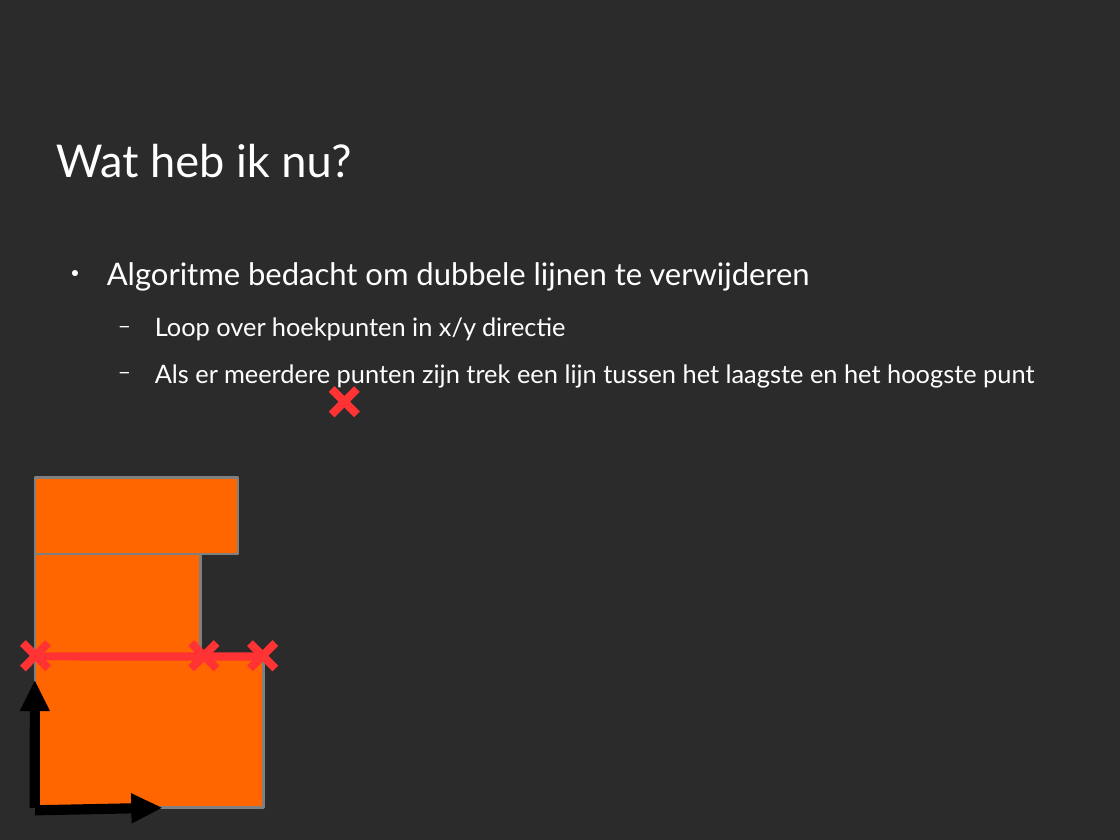
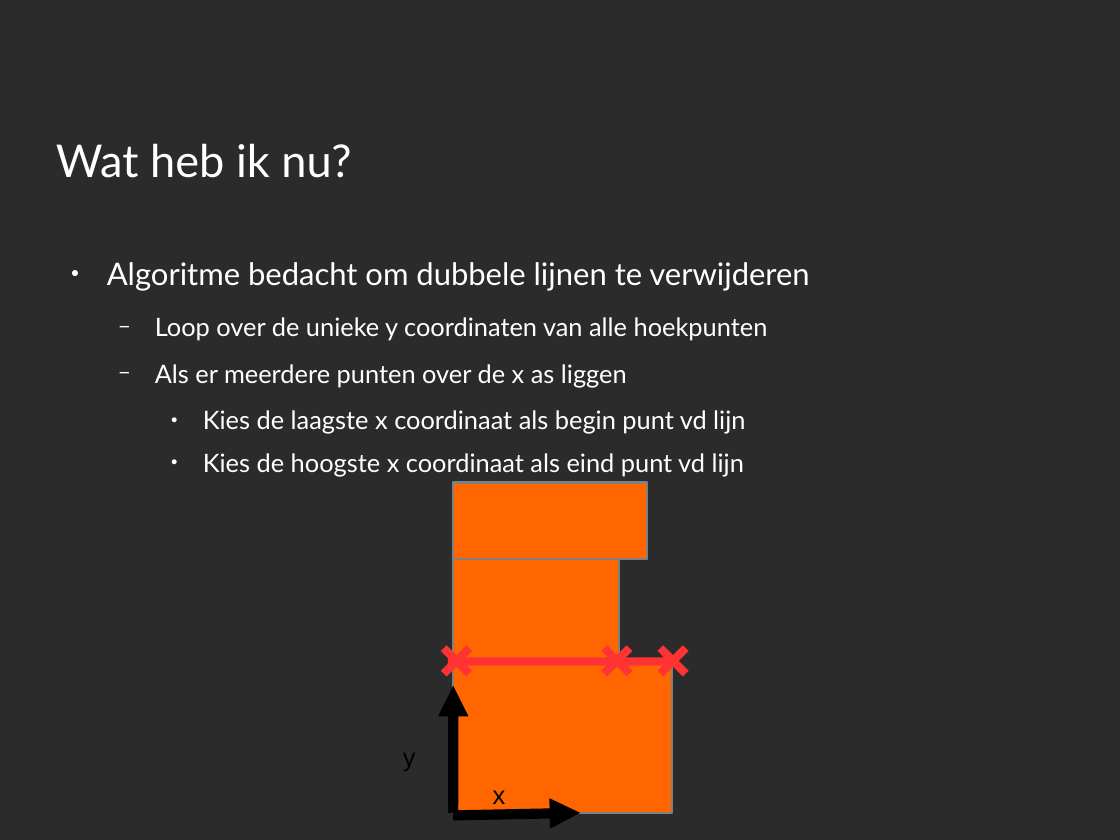
Before and after one commit to fmeccanici/2d_rectangle_packing, a slide deck: slide 8 of documents/presentations/meeting2.odp (slide 7 before the commit). Drawn at 1120x840 pixels with LibreOffice and Linux fonts; fonts in the diff are those of the drawing; background and template pictures are left out; a plain dark background stands for a picture behind light text. Boxes give left, top, right and bottom in pixels: in the first picture for what was removed or moved away, otherwise in the second. Text is boxed around its words. In the diff, an @@ line names an element or a change of style, - is before the commit and + after.

Commit message:
presentation

```diff
--- a/documents/presentations/meeting2.odp
+++ b/documents/presentations/meeting2.odp
@@ text at (155,317,768,476): text changed @@
-  − Loop over hoekpunten in x/y directie
-  − Als er meerdere punten zijn trek een lijn tussen het laagste en het hoogste punt
+  − Loop over de unieke y coordinaten van alle hoekpunten
+  − Als er meerdere punten over de x as liggen
+    ● Kies de laagste x coordinaat als begin punt vd lijn
+    ● Kies de hoogste x coordinaat als eind punt vd lijn
@@ line removed from (331, 389) to (357, 415) @@
@@ line removed from (331, 415) to (357, 389) @@
@@ rectangle: place and size @@
-rectangle at (35,478,238,554)
+rectangle at (453,483,647,559)
@@ line moved from (250, 643) - (275, 669) to (444, 648) - (470, 674) @@
@@ line moved from (250, 669) - (275, 643) to (444, 674) - (470, 648) @@
@@ line moved from (22, 643) - (48, 669) to (605, 648) - (630, 674) @@
@@ line moved from (22, 669) - (48, 643) to (605, 674) - (630, 648) @@
@@ line moved from (191, 643) - (216, 669) to (661, 648) - (686, 674) @@
@@ line moved from (191, 669) - (216, 643) to (661, 674) - (686, 648) @@
@@ rectangle: place and size @@
-rectangle at (35,656,263,808)
+rectangle at (453,661,673,813)
@@ text "x" rewrapped from (60,825,111,840) to (493,790,506,810) @@
@@ 2 arrows, 1 text, 1 rectangle, 1 line: place and size @@
-2 arrows, 1 text, 1 rectangle, 1 line at (0,554,258,811)
+2 arrows, 1 text, 1 rectangle, 1 line at (403,559,677,816)
```
Also in this commit, not shown: 3 slides added, 1 slide removed, 5 other files.
